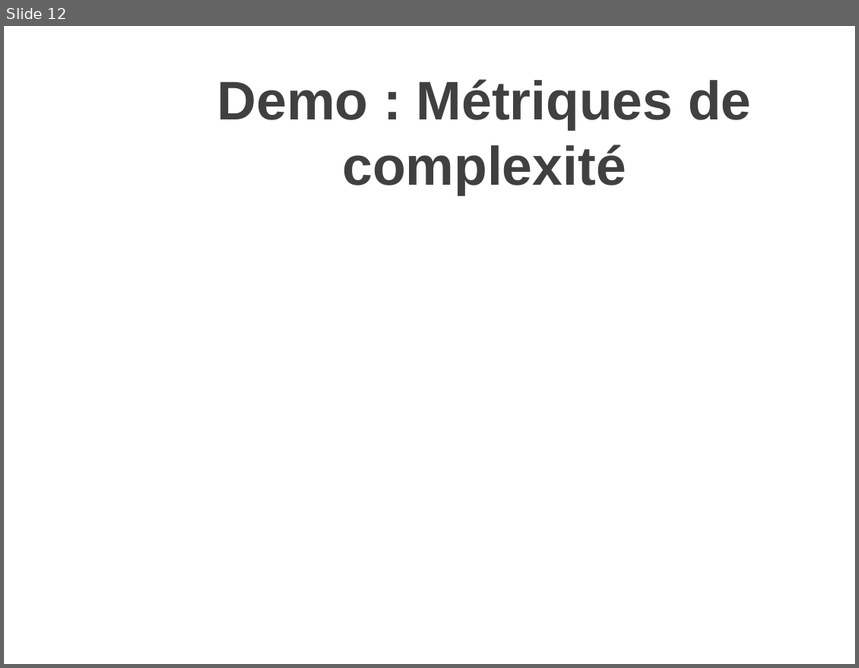
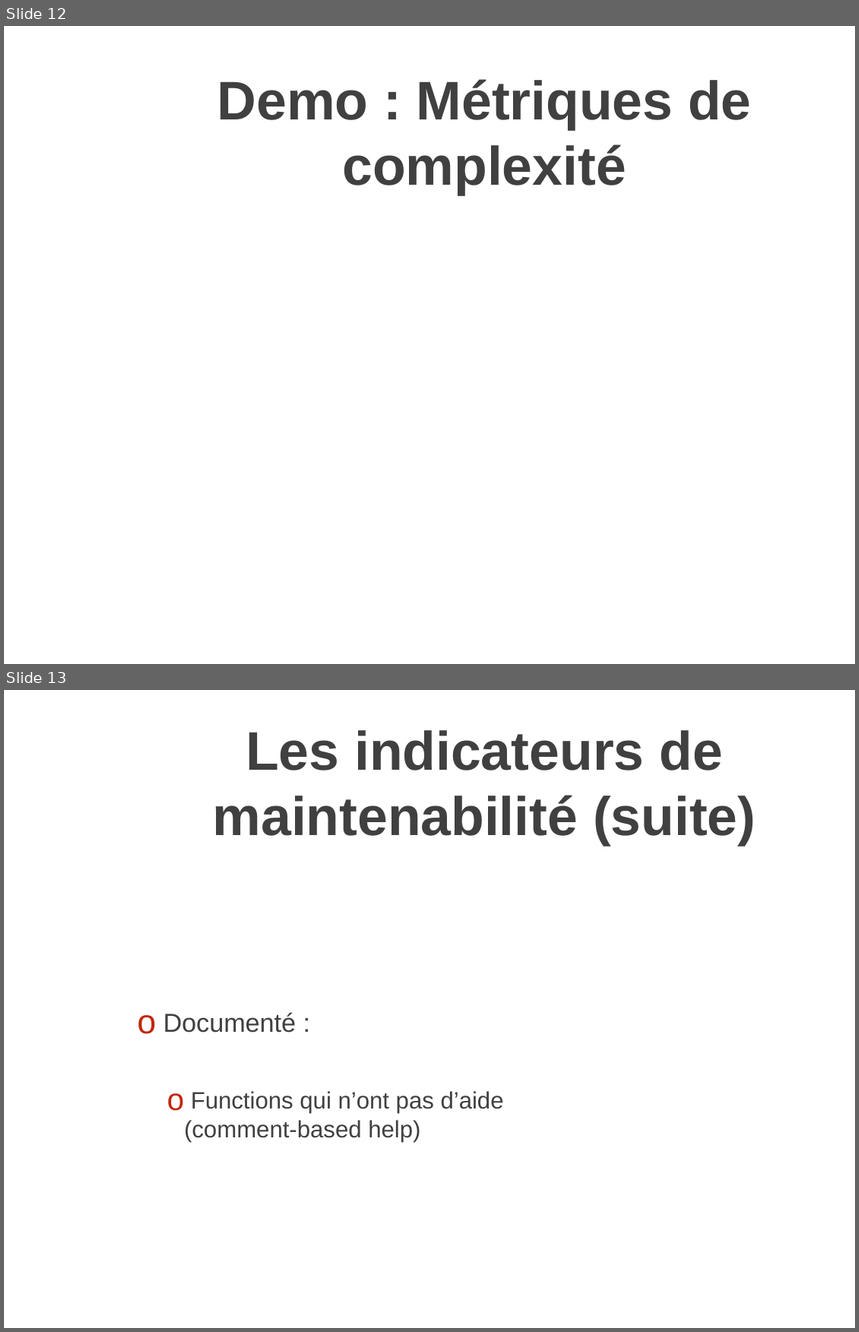
Before and after one commit to MathieuBuisson/FrPSUG-PSCodeHealth, a slide deck: Qualite de code et PSCodeHealth.pptx. Shown one above the other, each under a label of ours: slide 12 before the commit, slides 12 and 13 after it. The pictures are 859x668 and 859x1332 pixels, drawn with LibreOffice and Linux fonts; fonts in the diff are those of the drawing; background and template pictures are left out. Boxes give left, top, right and bottom in pixels: in the first picture for what was removed or moved away, otherwise in the second. Text is boxed around its words. In the diff, an @@ line names an element or a change of style, - is before the commit and + after.

```diff
--- a/Qualite de code et PSCodeHealth.pptx
+++ b/Qualite de code et PSCodeHealth.pptx
@@ slide 13 added at <box>4,690,855,1328</box>, background picture (left out) @@
@@ title added at <box>213,730,756,845</box>, 46 pt, text gradient #000000 to #404040 to #212745, bold @@
+Les indicateurs de maintenabilité (suite)
@@ text added at <box>164,1013,504,1142</box>, 20 pt, text #404040 @@
+o Documenté :
+  o Functions qui n’ont pas d’aide
+    (comment-based help)
```
Also in this commit, not shown: 1 slide changed, 1 other slide added, 1 other file.
